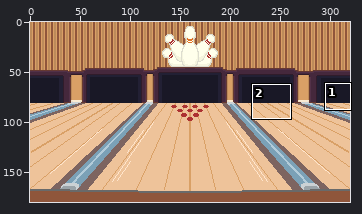
One commit to this pixel-art file: textures/aesprite/background.aseprite. The first picture is a wide view before the edit; the outline marks the close-up.
Close-up. Earlier state:
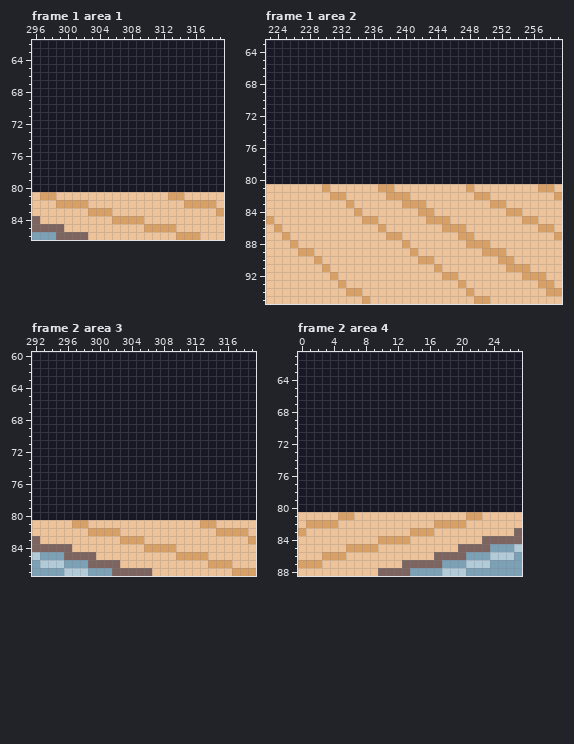
320x180 pixels, 10 frames. Colours within 5 levels of each other are drawn and written as one. Shown: frame 1 area 1: x 296..319, y 62..86; frame 1 area 2: x 223..259, y 63..95; frame 2 area 3: x 292..319, y 60..87; frame 2 area 4: x 0..27, y 61..88. The commit also changed other frames or places, which this record leaves out.
Once edited:
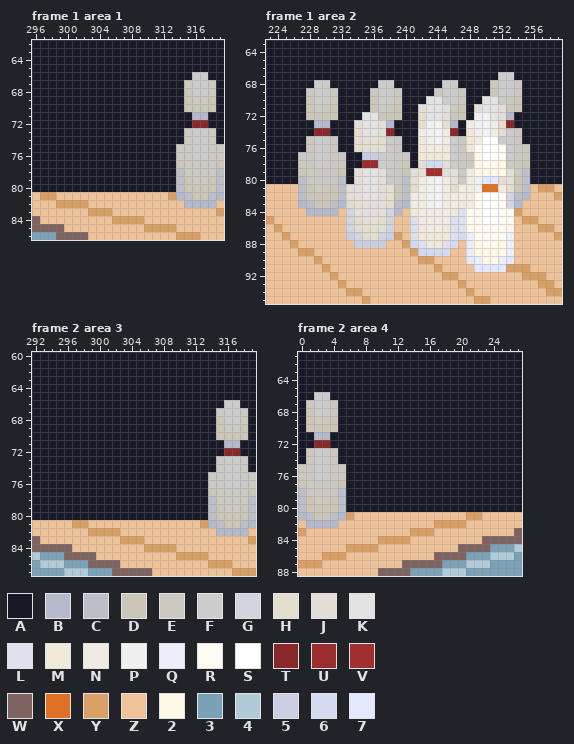
Palette (. is transparent): A #191826  B #b5b9cc  C #bdbfc8  D #ccc6b9  E #ccc9c2  F #cccccc  G #d2d5de  H #e3ddcd  J #e3dfd8  K #e3e3e3  L #dee1eb  M #f0e9d9  N #f0ece4  P #f0f0f0  Q #eceffa  R #fffbf3  S #ffffff  T #892828  U #992c2c  V #a12f2f  W #7d6460  X #df7126  Y #d9a066  Z #eec39a  2 #fff8e7  3 #7ba1b7  4 #b2cbd9  5 #c9cee3  6 #d4daf0  7 #e2e8ff
Difference:
layer "Left Lane Pins" now shown
layer "Right Lane Pins" now shown
Frame 1 area 1, layer "Right Lane Pins":
y 66: x 316..317 AA -> FF
y 67: x 315..318 AAAA -> EFFE
y 68: x 315..318 AAAA -> DFFE
y 69: x 315..318 AAAA -> DEED
y 70: x 315..318 AAAA -> DDDD
y 71: x 316..317 AA -> BB
y 72: x 316..317 AA -> TT
y 73..74: x 315..318 AAAA -> EFFE
y 75..76: x 314..319 AAAAAA -> EEFFEE
y 77: x 314..319 AAAAAA -> DEEEED
y 78: x 314..319 AAAAAA -> CEEEEC
y 79: x 314..319 AAAAAA -> CDEEDC
y 80: x 314..319 AAAAAA -> CDDDDC
y 81: x 314..319 YZZZZZ -> BCDDCB
y 82: x 315..318 YYYY -> BBBB
Frame 1 area 2, layer "Right Lane Pins":
y 67: x 252..253 AA -> FF
y 68: x 229..230 AA -> FF; x 237..238 AA -> FF; x 245..246 AA -> FF; x 251..254 AAAA -> EFFE
y 69: x 228..231 AAAA -> EFFE; x 236..239 AAAA -> EFFE; x 244..247 AAAA -> EFFE; x 251..254 AAAA -> DFFE
y 70: x 228..231 AAAA -> DFFE; x 236..239 AAAA -> DFFE; x 243..247 AAAAA -> KKFFE; x 250..254 AAAAA -> KKEED
y 71: x 228..231 AAAA -> DEED; x 236..239 AAAA -> DEED; x 242..247 AAAAAA -> JKKJED; x 249..254 AAAAAA -> JKKJDD
y 72: x 228..231 AAAA -> DDDD; x 235..239 AAAAA -> KKDDD; x 242..247 AAAAAA -> HKKJDD; x 249..253 AAAAA -> PPKJB
y 73: x 229..230 AA -> BB; x 234..238 AAAAA -> JKKJB; x 242..246 AAAAA -> HPPHB; x 248..253 AAAAAA -> NPPNHT
y 74: x 229..230 AA -> TT; x 234..238 AAAAA -> HKKJT; x 242..246 AAAAA -> NPPNT; x 248..254 AAAAAAA -> MPPNHFE
y 75: x 228..231 AAAA -> EFFE; x 234..239 AAAAAA -> HJJHFE; x 242..254 AAAAAAAAAAAAA -> MPPNFEMNSSFFE
y 76: x 228..231 AAAA -> EFFE; x 234..239 AAAAAA -> HHHHFE; x 242..255 AAAAAAAAAAAAAA -> MNNMFEMRSSRFEE
y 77: x 227..232 AAAAAA -> EEFFEE; x 235..240 AAAAAA -> 55FFEE; x 242..255 AAAAAAAAAAAAAA -> MMMMFEE2SSRFEE
y 78: x 227..232 AAAAAA -> EEFFEE; x 235..240 AAAAAA -> UUFFEE; x 242..255 AAAAAAAAAAAAAA -> J66JFEE2RR2EED
y 79: x 227..232 AAAAAA -> DEEEED; x 234..255 AAAAAAAAAAAAAAAAAAAAAA -> JKKJEEDJJVVJJEN2222JEC
y 80: x 227..232 AAAAAA -> CEEEEC; x 234..255 AAAAAAAAAAAAAAAAAAAAAA -> JKKJEECJNPPNJENP77JJDC
y 81: x 227..255 ZZZYZZZZZZYYZZZZZZZZZYZZZZZZZ -> CDEEDCJJKKJJDCHNPPNHNNPXXNHDC
y 82: x 227..255 ZZZZYYZZZZZYYYZZZZZZZZYYZZZZZ -> CDDDDCJJKKJJDCNNPPNNNNRSSRGCB
y 83: x 227..254 ZZZZZZYZZZZZZYYYZZZZZZZZYYZZ -> BCDDCBHJJJJHCBNNPPNNMNRSSRGB
y 84: x 228..231 ZZZZ -> BBBB; x 233..239 ZYZZZZZ -> GJJJJGB; x 241..253 ZYYZZZZZZZZZY -> MNNNNMLRRSSRR
y 85: x 233..238 ZZYYZZ -> GHJJHG; x 241..253 ZZYYYZZZZZZZZ -> LNNNNLLRRSSRR
y 86: x 233..238 ZZZZYZ -> GHHHHG; x 241..253 ZZZZYYYZZZZZZ -> LMNNMLL2RRRR2
y 87: x 233..238 ZZZZZY -> 5GHHG5; x 241..253 ZZZZZZYYZZZZZ -> LMMMML6QRRRRQ
y 88: x 234..237 ZZZZ -> 5555; x 241..246 ZZZZZZ -> 6LMML6; x 248..253 YYYZZZ -> Q2RR2Q
y 89: x 242..245 ZZZZ -> 6666; x 248..253 ZZYYYZ -> Q2222Q
y 90: x 248..253 ZZZZYY -> 7Q22Q7
y 91: x 249..252 ZZZZ -> 7777
Frame 2 area 3, layer "Right Lane Pins": the same change as frame 1 area 1
Frame 2 area 4, layer "Left Lane Pins":
y 66: x 2..3 AA -> FF
y 67: x 1..4 AAAA -> EFFE
y 68: x 1..4 AAAA -> DFFE
y 69: x 1..4 AAAA -> DEED
y 70: x 1..4 AAAA -> DDDD
y 71: x 2..3 AA -> BB
y 72: x 2..3 AA -> TT
y 73..74: x 1..4 AAAA -> EFFE
y 75..76: x 0..5 AAAAAA -> EEFFEE
y 77: x 0..5 AAAAAA -> DEEEED
y 78: x 0..5 AAAAAA -> CEEEEC
y 79: x 0..5 AAAAAA -> CDEEDC
y 80: x 0..5 AAAAAA -> CDDDDC
y 81: x 0..5 ZZZZZY -> BCDDCB
y 82: x 1..4 YYYY -> BBBB
Pixel boxes of the changes (left, top, right, bottom) in both close-ups:
changed: (176, 72, 224, 208)
changed: (298, 72, 530, 272)
changed: (208, 400, 256, 536)
changed: (298, 392, 346, 528)
